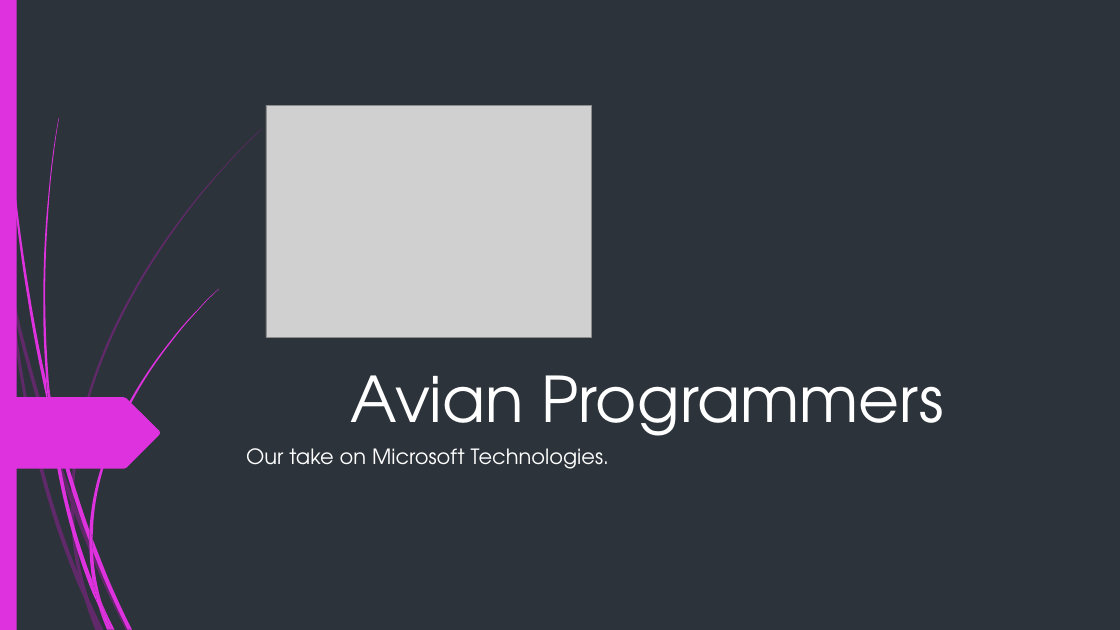
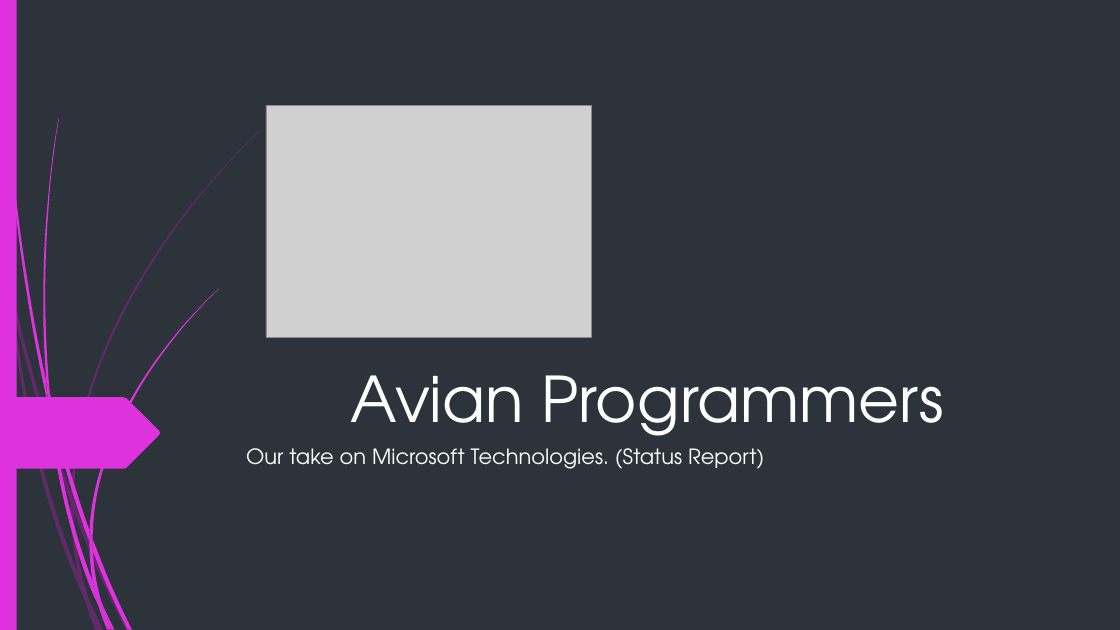
Before and after one commit to RoyalBis/OOSD-PROJ2-TEAM5, a slide deck: slide 1 of OOSD_Project2_Team5_Presentation.pptx. Drawn at 1120x630 pixels with LibreOffice and Linux fonts; fonts in the diff are those of the drawing; grey boxes stand for pictures. Boxes give left, top, right and bottom in pixels: in the first picture for what was removed or moved away, otherwise in the second. Text is boxed around its words. In the diff, an @@ line names an element or a change of style, - is before the commit and + after.

Commit message:
Powerpoint stuff
More stuff.

```diff
--- a/OOSD_Project2_Team5_Presentation.pptx
+++ b/OOSD_Project2_Team5_Presentation.pptx
@@ subtitle at (x1=246, y1=448, x2=764, y2=469): text changed @@
-Our take on Microsoft Technologies.
+Our take on Microsoft Technologies. (Status Report)
```
Also in this commit, not shown: 1 other slide changed, 1 slide added, 1 other file.
